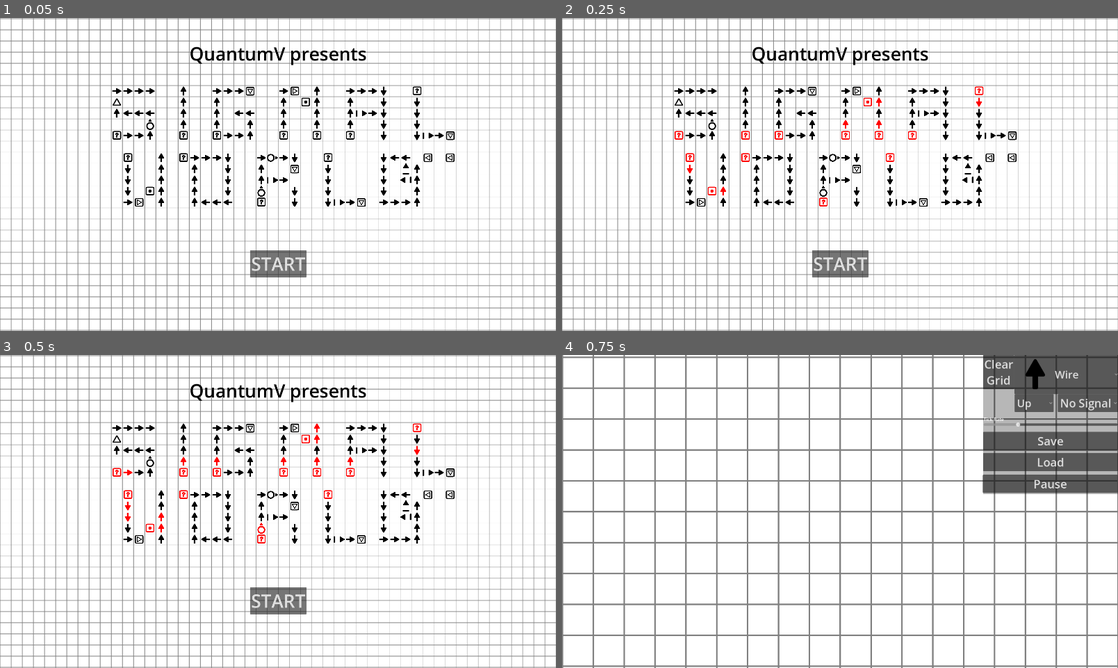
Above: before the commit, frames 1-4 (two rows, left to right).
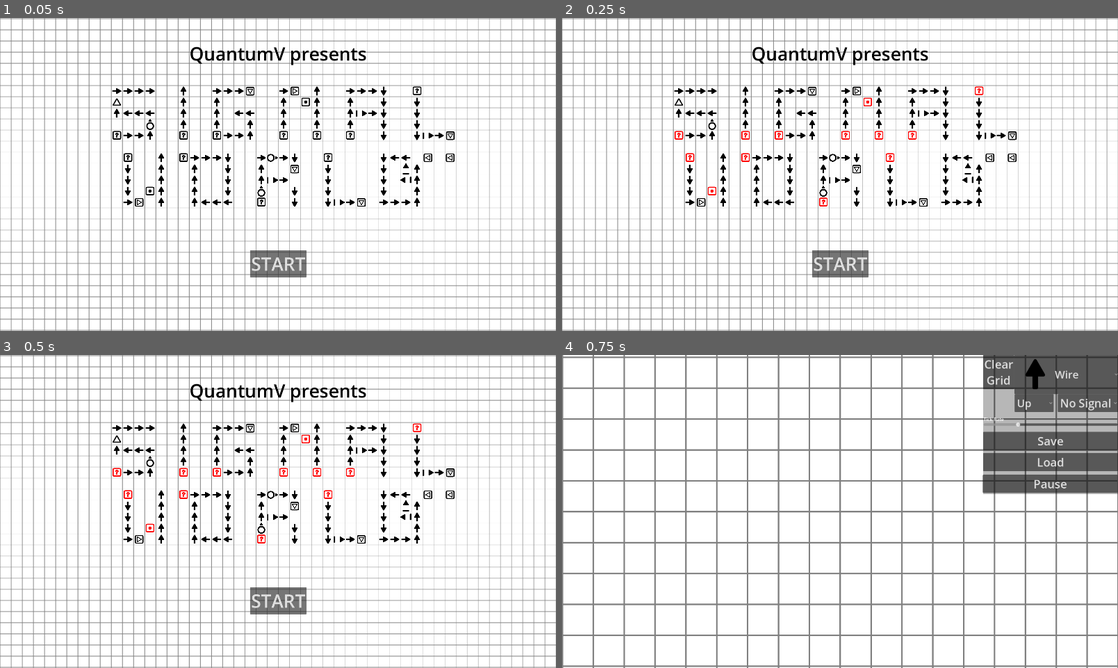
Above: after the commit, the same moments.

Repository: QuantumV2/SignalWorld
Game: Godot game, scene res://Scenes/TitleScreen.tscn
Two runs of this game, one before a commit and one after it. Both use one fixed random seed, a clock stepped at 60 frames per second and the inputs below.
Inputs:
- Up to frame 1 (0.05 s): no input
- Up to frame 2 (0.25 s): no input
- Up to frame 3 (0.5 s): no input
- Up to frame 4 (0.75 s): click "START" at 0.5 s

Frame 1 is identical in both runs. In frame 2, 0.1% of the frame differs, in the area x 22-76%, y 25-57%; in frame 3, 0.2%, in the area x 22-76%, y 21-58%; in frame 4, nothing differs.

Commit message:
full refactor and bugfixes

Diff:
--- a/Scripts/GameHandler.gd
+++ b/Scripts/GameHandler.gd
@@ -78,22 +78,11 @@
 	var ny = y + dir.y
 
 	if is_valid_cell(nx, ny, curr_grid):
-		next_grid[nx][ny]['powered'] = curr_cell['powered']
-
-	# check all directions for cells pointing to us
-	var active = false
-	for direction in dirs:
-		var check_x = x + direction.x
-		var check_y = y + direction.y
-		if is_valid_cell(check_x, check_y, curr_grid):
-			var check_cell = curr_grid[check_x][check_y]
-			if check_cell['powered']:
-				var backrot = dirs[check_cell['rotation'] / 90]
-				if x == check_x + backrot.x and y == check_y + backrot.y:
-					active = true
-					break
-
-	next_grid[x][y]['powered'] = curr_cell['powered'] if active else 0
+		next_grid[nx][ny]['powered'] = 3
+
+	if next_grid[x][y]['powered'] != 3:
+		next_grid[x][y]['powered'] = 0
+
 	return next_grid
 func is_valid_cell(x, y, grid):
 	if x < 0 or x >= grid.size() or y < 0 or y >= grid[0].size():
@@ -123,78 +112,77 @@
 		var nx = x + dir.x
 		var ny = y + dir.y
 
-		if is_valid_cell(nx, ny, curr_grid) and curr_grid[nx][ny]['powered'] < 1 and curr_grid[nx][ny]['type'] != 8:
-			next_grid[nx][ny]['powered'] = 1
-			curr_grid[nx][ny]['powered'] = 1
-	if turn_off_if_invalid(x,y):
-		return
-func do_AND_cell(curr_cell: Dictionary, x: int, y: int) -> void:
-	if not next_grid[x][y]['powered']:
-		return
-	var neighbors = 0
+		if is_valid_cell(nx, ny, curr_grid) :
+			next_grid[nx][ny]['powered'] = 3
+	if turn_off_if_invalid(x,y):
+		return
+func do_AND_cell(curr_cell, x, y):
 	var powered_neighbors = 0
-
+	var dirs = [Vector2i.UP, Vector2i.RIGHT, Vector2i.DOWN, Vector2i.LEFT]
+	var total_neighbors = 0
+
+	for i in range(dirs.size()):
+		var dir = dirs[i]
+		var nx = x + dir.x
+		var ny = y + dir.y
+
+		# Only consider cells pointing towards this cell
+		if is_valid_cell(nx, ny, curr_grid) and curr_grid[nx][ny]['rotation'] == (i * 90 + 180) % 360:
+			total_neighbors += 1
+			if curr_grid[nx][ny]['powered'] == 1:
+				powered_neighbors += 1
+
+	var output_dir = dirs[curr_cell['rotation'] / 90]
+	var ox = x + output_dir.x
+	var oy = y + output_dir.y
+
+	if is_valid_cell(ox, oy, curr_grid) and curr_grid[ox][oy]['powered'] != 1 and powered_neighbors == total_neighbors:
+		next_grid[x][y]['powered'] = 3
+		next_grid[ox][oy]['powered'] = 3
+	else:
+		next_grid[x][y]['powered'] = 0
+
+	return next_grid
+func do_XOR_cell(curr_cell, x, y):
+	var powered_neighbors = 0
+	var dirs = [Vector2i.UP, Vector2i.RIGHT, Vector2i.DOWN, Vector2i.LEFT]
+
+	for i in range(dirs.size()):
+		var dir = dirs[i]
+		var nx = x + dir.x
+		var ny = y + dir.y
+
+		# Only consider cells pointing towards this cell
+		var input_dir = dirs[(curr_cell['rotation'] / 90 + 2) % 4]  # Opposite of output direction
+		if is_valid_cell(nx, ny, curr_grid) and curr_grid[nx][ny]['rotation'] == (i * 90 + 180) % 360:
+			if curr_grid[nx][ny]['powered'] == 1:
+				powered_neighbors += 1
+
+	var output_dir = dirs[curr_cell['rotation'] / 90]
+	var ox = x + output_dir.x
+	var oy = y + output_dir.y
+
+	if is_valid_cell(ox, oy, curr_grid) and curr_grid[ox][oy]['powered'] != 1 and powered_neighbors == 1:
+		next_grid[x][y]['powered'] = 3
+		next_grid[ox][oy]['powered'] = 3
+	else:
+		next_grid[x][y]['powered'] = 0
+
+	return next_grid
+
+
+func do_randgenerator_cell(curr_cell: Dictionary, x: int, y: int) -> void:
+	if not curr_cell['powered']:
+		return
+	if turn_off_if_invalid(x,y):
+		return
 	for dir in [Vector2i.UP, Vector2i.RIGHT, Vector2i.DOWN, Vector2i.LEFT]:
 		var nx = x + dir.x
 		var ny = y + dir.y
 
-		if is_valid_cell(nx, ny, curr_grid):
-			neighbors += 1;
-			if curr_grid[nx][ny]['powered']:
-				powered_neighbors  += 1;
-	if neighbors-1 == powered_neighbors:
-		var dirs = [Vector2i.UP, Vector2i.RIGHT, Vector2i.DOWN, Vector2i.LEFT]
-		var dir = dirs[curr_cell['rotation'] / 90]
-		if is_valid_cell(x+dir.x, y+dir.y, next_grid):
-			next_grid[x+dir.x][y+dir.y]['powered'] = 1
-		next_grid[x][y]['powered'] = 0
-		#WHY WONT IT WORK
-		return
-	else:
-		next_grid[x][y]['powered'] = 0
-		return
-func do_XOR_cell(curr_cell: Dictionary, x: int, y: int) -> void:
-	if not next_grid[x][y]['powered']:
-		return
-
-	var neighbors = 0
-	var powered_neighbors = 0
-
-	for dir in [Vector2i.UP, Vector2i.RIGHT, Vector2i.DOWN, Vector2i.LEFT]:
-		var nx = x + dir.x
-		var ny = y + dir.y
-
-		if is_valid_cell(nx, ny, curr_grid):
-			neighbors += 1;
-			if curr_grid[nx][ny]['powered']:
-				powered_neighbors  += 1;
-	if (neighbors-1 != powered_neighbors) and powered_neighbors > 0:
-		var dirs = [Vector2i.UP, Vector2i.RIGHT, Vector2i.DOWN, Vector2i.LEFT]
-		var dir = dirs[curr_cell['rotation'] / 90]
-		if is_valid_cell(x+dir.x, y+dir.y, next_grid):
-			next_grid[x+dir.x][y+dir.y]['powered'] = 1
-		next_grid[x][y]['powered'] = 0
-		#WHY WONT IT WORK
-		return
-	else:
-		next_grid[x][y]['powered'] = 0
-		return
-
-
-func do_randgenerator_cell(curr_cell: Dictionary, x: int, y: int) -> void:
-	if not curr_cell['powered']:
-		return
-	if turn_off_if_invalid(x,y):
-		return
-	for dir in [Vector2i.UP, Vector2i.RIGHT, Vector2i.DOWN, Vector2i.LEFT]:
-		var nx = x + dir.x
-		var ny = y + dir.y
-
-		if is_valid_cell(nx, ny, curr_grid):
+		if is_valid_cell(nx, ny, curr_grid) :
 			var rand = randi_range(0,1)
-			if next_grid[nx][ny]['powered'] != 2:
-				next_grid[nx][ny]['powered'] = rand
-				curr_grid[nx][ny]['powered'] = rand
+			next_grid[nx][ny]['powered'] = 3 if rand else 0
 	if turn_off_if_invalid(x,y):
 		return
 
@@ -209,7 +197,7 @@
 		var nx = x + (dir.x)
 		var ny = y + (dir.y)
 		if is_valid_cell(nx,ny,curr_grid):
-			next_grid[nx][ny]['powered'] = 1
+			next_grid[nx][ny]['powered'] = 3
 	if curr_cell['powered'] == 1:
 		next_grid[x][y]['powered'] = 2
 		return
@@ -219,13 +207,13 @@
 		return
 
 
-	next_grid[x][y]['powered'] = 0;
+	next_grid[x][y]['powered'] = 0 if next_grid[x][y]['powered'] != 3 else next_grid[x][y]['powered'];
 	var dirs = [Vector2i.UP, Vector2i.RIGHT, Vector2i.DOWN, Vector2i.LEFT]
 	var dir = dirs[curr_cell['rotation'] / 90]
 	var nx = x + (dir.x*2)
 	var ny = y + (dir.y*2)
 	if is_valid_cell(nx,ny,curr_grid):
-		next_grid[nx][ny]['powered'] = 1
+		next_grid[nx][ny]['powered'] = 3
 
 func do_detector_cell(curr_cell, x, y):
 
@@ -239,14 +227,14 @@
 	var by = y - (dir.y)
 	if is_valid_cell(bx,by,curr_grid):
 		if curr_grid[bx][by]['powered']:
-			next_grid[x][y]['powered'] = 1
+			next_grid[x][y]['powered'] = 3
 
 			#next_grid[bx][by]['powered'] = 0
 			#next_grid[nx][ny]['powered'] = 1
 func do_blocker_cell(curr_cell, x, y):
 	if not curr_cell['powered']:
 		return
-	next_grid[x][y]['powered'] = 0
+	next_grid[x][y]['powered'] = 0 if next_grid[x][y]['powered'] != 3 else next_grid[x][y]['powered'];
 	var dirs = [Vector2i.UP, Vector2i.RIGHT, Vector2i.DOWN, Vector2i.LEFT]
 	var dir = dirs[curr_cell['rotation'] / 90]
 	var nx = x + dir.x
@@ -259,6 +247,11 @@
 	if not curr_cell['powered']:
 		return
 
+func replace_temp_energy(grid: Array):
+	for x in range(grid.size()):
+		for y in range(grid[0].size()):
+			if grid[x][y]['powered'] == 3:
+				grid[x][y]['powered'] = 1
 
 func process_cell(tilemap: TileMapLayer, colormap: TileMapLayer, arr: Array, x: int, y: int):
 	var curr_cell = arr[x][y]
@@ -271,11 +264,6 @@
 	var width = arr.size()
 	var height = arr[0].size()
 
-	for y in range(height):
-		for x in range(width):
-			if arr[x][y]['type'] != -1:
-				process_cell(tilemap, colormap, arr, x, y)
-
 	for x in range(width):
 		for y in range(height):
 			if arr[x][y]['type'] != -1:
@@ -285,16 +273,13 @@
 	if paused or curr_grid.size() < 1:
 		return
 
+	replace_temp_energy(next_grid)
 	curr_grid = next_grid.duplicate(true)
 	update_tiles(%CellMap, %ColorMap, curr_grid)
 
 	var width = curr_grid.size()
 	var height = curr_grid[0].size()
 
-	for y in range(height):
-		for x in range(width):
-			if curr_grid[x][y]['type'] != -1:
-				process_game_cell(x, y)
 
 	for x in range(width):
 		for y in range(height):
--- a/Scripts/Global.gd
+++ b/Scripts/Global.gd
@@ -51,12 +51,14 @@
 	Vector2i(-1,-1):0,
 	Vector2i(0,0):1,
 	Vector2i(1,0):2,
+	Vector2i(2,0):3,
 }
 const PowerTypesAtl : Dictionary = {
 	-1:Vector2i(-1,-1),
 	0:Vector2i(-1,-1),
 	1:Vector2i(0,0),
 	2:Vector2i(1,0),
+	3:Vector2i(2,0),
 }
 func array_to_dict_recursive(array):
 	var dict = {}
--- a/Scripts/StringHelper.gd
+++ b/Scripts/StringHelper.gd
@@ -16,9 +16,11 @@
 static func gzip_encode(text: String, deflate:bool=false):
 	var gzip = StreamPeerGZIP.new()
 	gzip.start_compression(deflate)
+	print(text)
 	var data = text.to_utf8_buffer()
 	var size = 65535
 	for i in range(0, data.size(), size):
+		print("meow")
 		gzip.put_data(data.slice(i, size))
 	gzip.finish()
 	return gzip.get_data(gzip.get_available_bytes())[1]
Binary file changed: Images/colors.png
